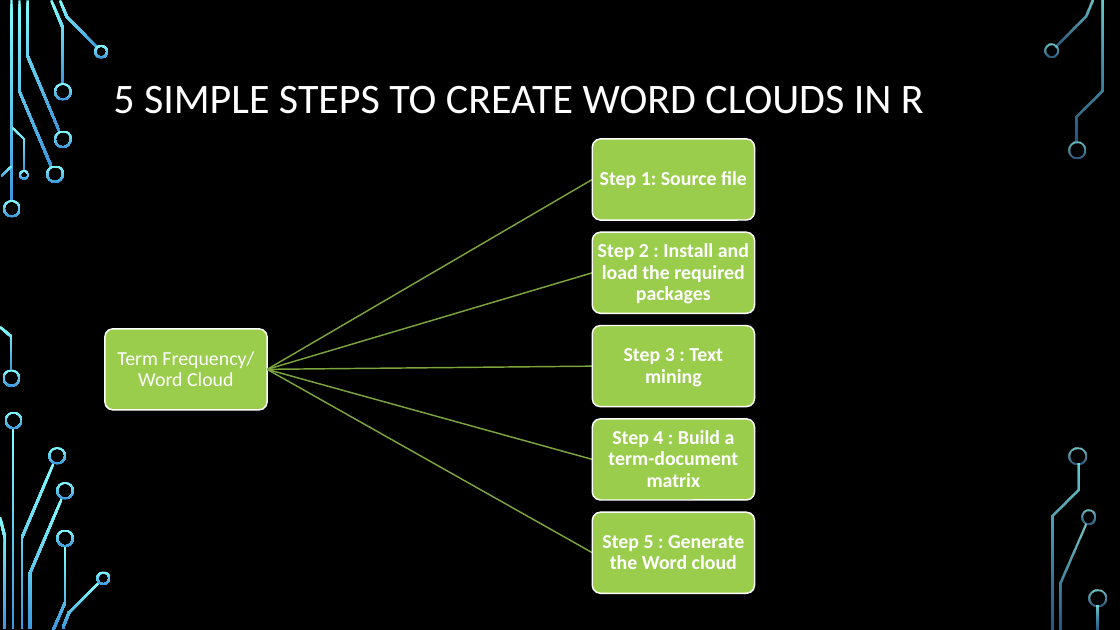
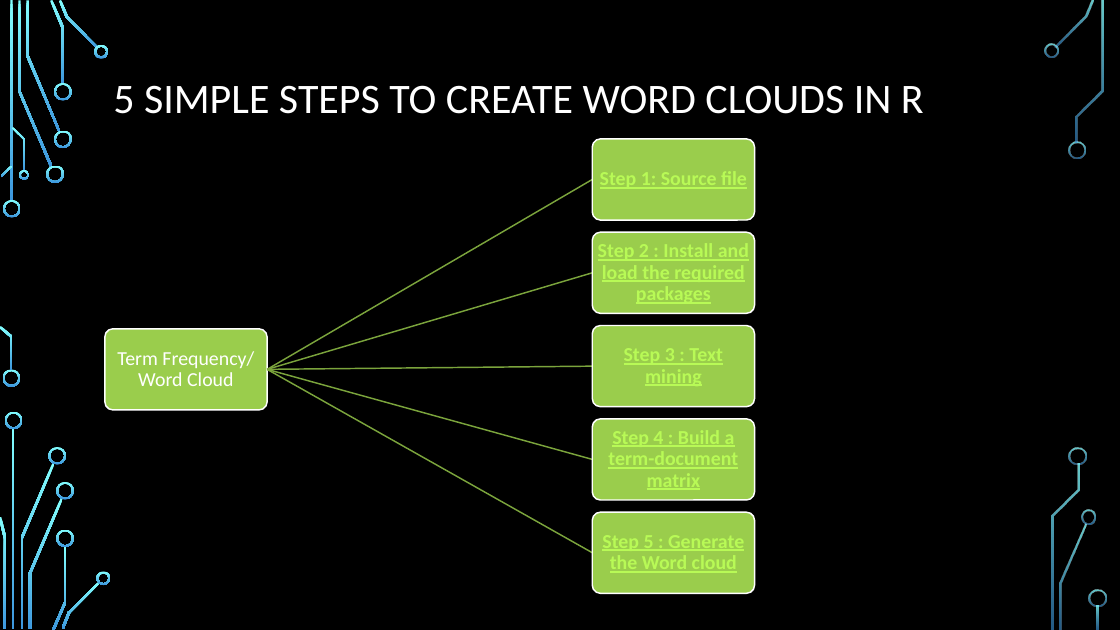
Before and after one commit to AjayArora35/Data-607-Context-Presentation, a slide deck: slide 6 of Text Mining with R.pptx. Drawn at 1120x630 pixels with LibreOffice and Linux fonts; fonts in the diff are those of the drawing; background and template pictures are left out. Boxes give left, top, right and bottom in pixels: in the first picture for what was removed or moved away, otherwise in the second. Text is boxed around its words. In the diff, an @@ line names an element or a change of style, - is before the commit and + after.

```diff
--- a/Text Mining with R.pptx
+++ b/Text Mining with R.pptx
@@ text colour #FFFFFF to #B8FA56, underline on in 5 elements at <box>600,171,747,189</box>, <box>598,243,749,304</box>, <box>624,348,723,386</box>, <box>608,431,738,490</box>, <box>602,535,744,573</box> @@
```
Also in this commit, not shown: 5 slides added.
